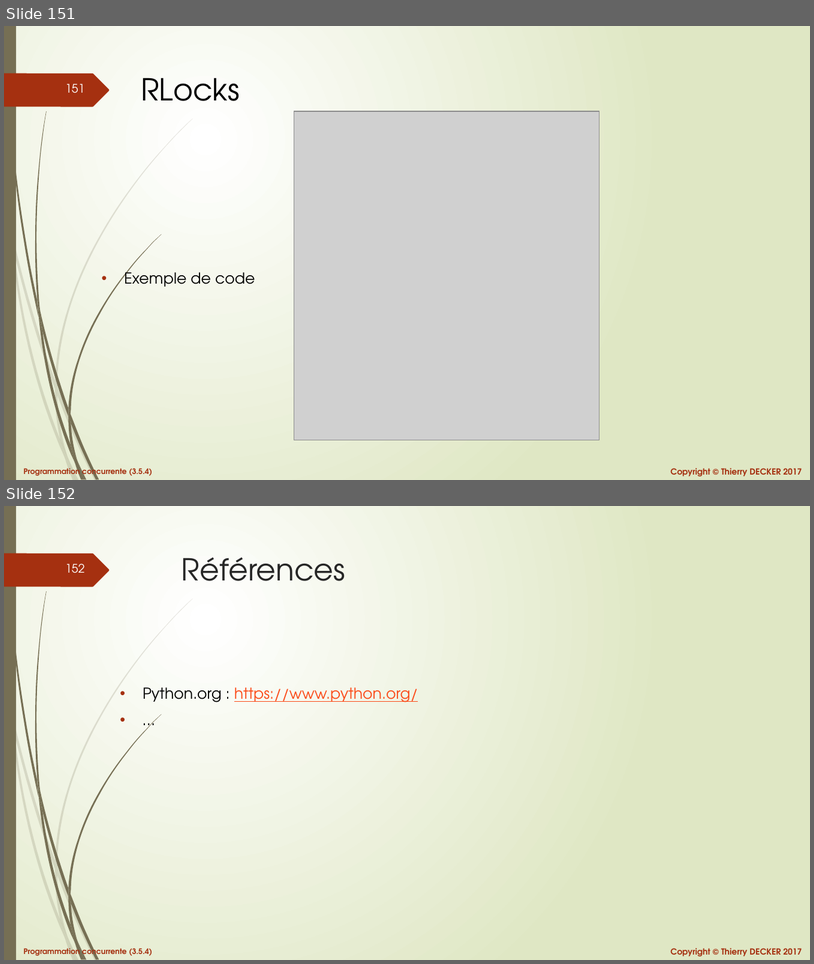
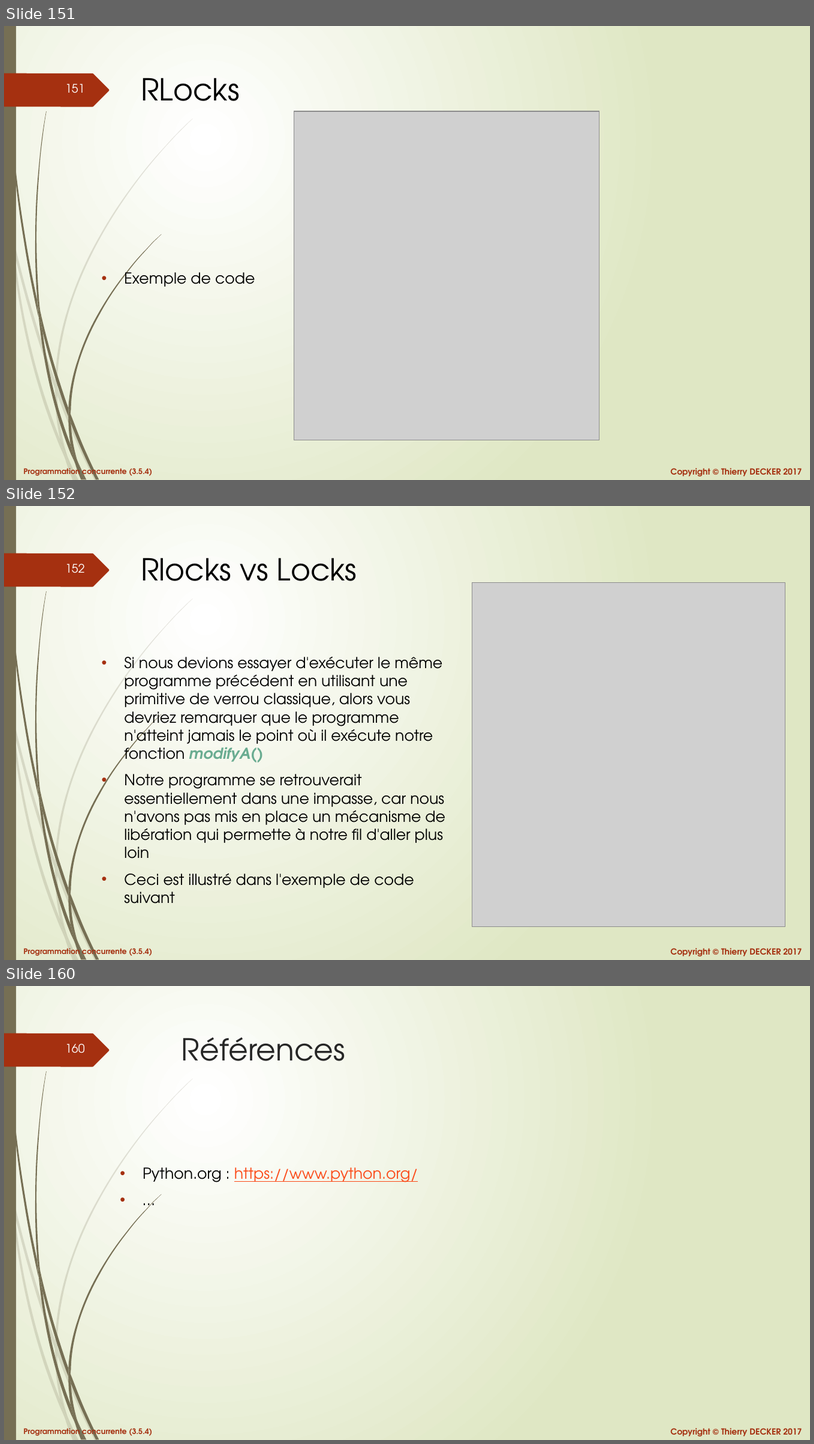
Before and after one commit to VikmanTheRacoon/learning-python, a slide deck: documentations/python-concurrency.pptx. Shown one above the other, each under a label of ours: slides 151 and 152 before the commit, slides 151, 152 and 160 after it; the slides between them are not shown. The pictures are 814x964 and 814x1444 pixels, drawn with LibreOffice and Linux fonts; fonts in the diff are those of the drawing; grey boxes stand for pictures. Boxes give left, top, right and bottom in pixels: in the first picture for what was removed or moved away, otherwise in the second. Text is boxed around its words. In the diff, an @@ line names an element or a change of style, - is before the commit and + after.

```diff
--- a/documentations/python-concurrency.pptx
+++ b/documentations/python-concurrency.pptx
@@ slide 152 added at box(4, 506, 810, 960), background gradient #FFFFFF to #DFE8C4; not listed: 27 template elements that a slide beside it also shows @@
@@ title added at box(141, 558, 357, 581), 36 pt, text #000000 @@
+Rlocks vs Locks
@@ picture added at box(472, 583, 786, 927) @@
@@ text added at box(124, 657, 446, 903), 18 pt, text #000000 @@
+• Si nous devions essayer d'exécuter le même programme précédent en utilisant une primitive de verrou classique, alors vous devriez remarquer que le programme n'atteint jamais le point où il exécute notre fonction modifyA()
+• Notre programme se retrouverait essentiellement dans une impasse, car nous n'avons pas mis en place un mécanisme de libération qui permette à notre fil d'aller plus loin
+• Ceci est illustré dans l'exemple de code suivant
@@ what was slide 152 is now slide 160 @@
@@ page number at box(65, 1044, 85, 1053): text changed @@
-152
+160
```
Also in this commit, not shown: 7 other slides added, 1 other file.
